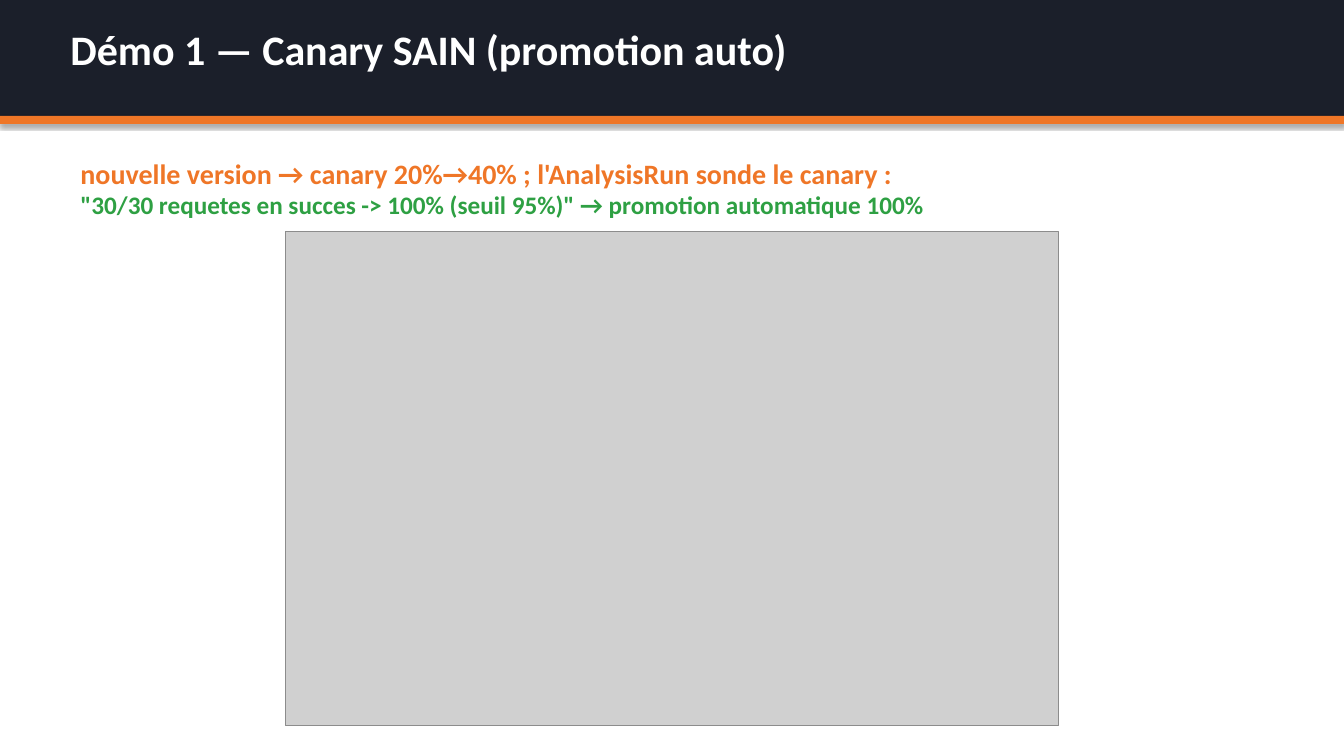
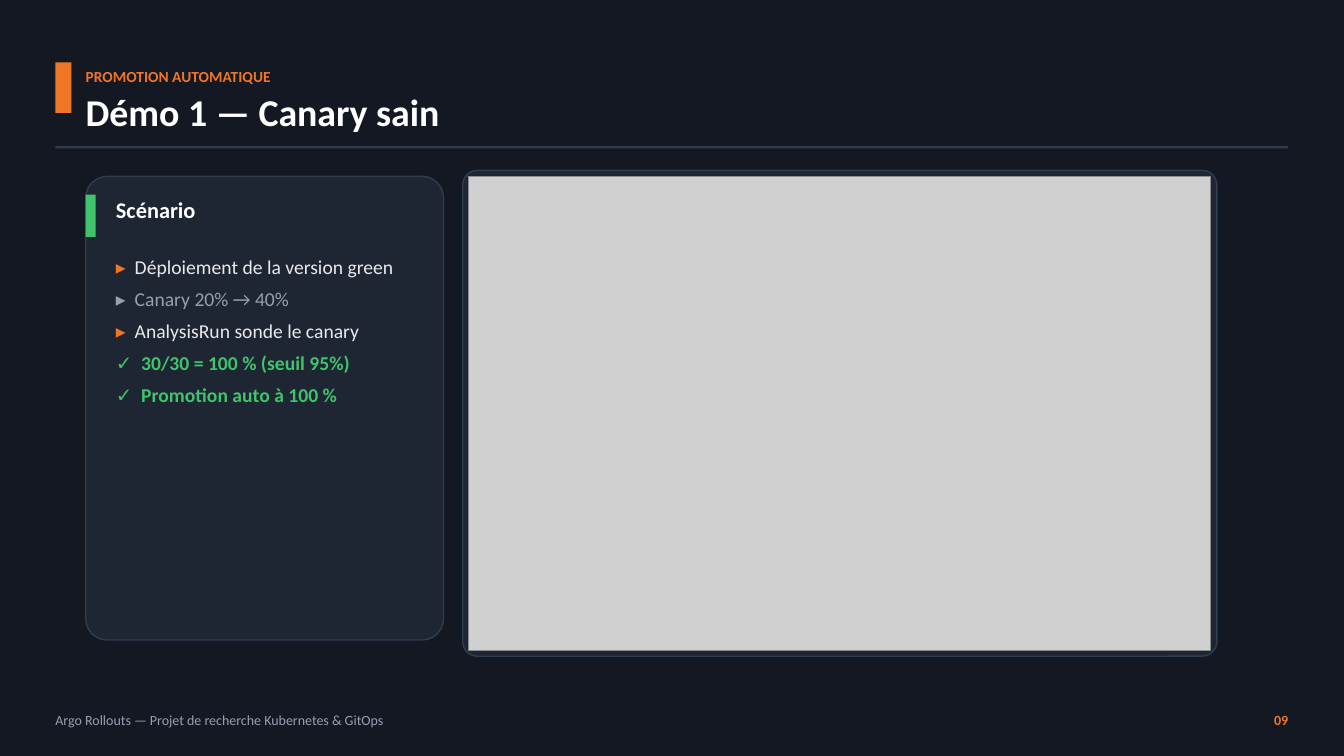
Before and after one commit to Louis-JB/argo-rollouts-demo, a slide deck: slide 10 of slides/argo-rollouts.pptx (slide 11 before the commit). Drawn at 1344x756 pixels with LibreOffice and Linux fonts; fonts in the diff are those of the drawing; grey boxes stand for pictures. Boxes give left, top, right and bottom in pixels: in the first picture for what was removed or moved away, otherwise in the second. Text is boxed around its words. In the diff, an @@ line names an element or a change of style, - is before the commit and + after.

Commit message:
Refonte du PowerPoint : thème sombre élégant + capture réelle de l'UI
- Nouveau design (cartes, colonnes, code boxes, pieds de page, page de titre)
- 13 slides conformes (10-15) couvrant les 4 parties
- Capture navigateur réelle de l'UI rollouts-demo (Chromium headless)
- Images terminal colorisées des démos canary/rollback

```diff
--- a/slides/argo-rollouts.pptx
+++ b/slides/argo-rollouts.pptx
@@ background #FFFFFF to #141823 @@
@@ rectangle removed at [0,0,1344,116] @@
@@ text "PROMOTION AUTOMATIQUE" at [86,72,439,132]: vertical alignment top to middle @@
@@ rectangle added at [55,63,72,113], fill #EF7627 @@
@@ text at [86,72,439,132]: text changed; size 30 to 11 pt; text colour #FFFFFF to #EF7627 @@
-Démo 1 — Canary SAIN (promotion auto)
+PROMOTION AUTOMATIQUE
+Démo 1 — Canary sain
@@ rectangle: place and size @@
-rectangle at [0,116,1344,124]
+rectangle at [55,146,1289,148]
@@ rectangle at [55,146,1289,148]: fill #EF7627 to #323C4F; shadow off @@
@@ rounded rectangle added at [86,176,444,640], fill #1E2533, outline #323C4F 1 pt @@
@@ rounded rectangle added at [463,170,1217,656], fill #1E2533, outline #323C4F 1 pt @@
@@ picture: place and size @@
-picture at [285,232,1059,726]
+picture at [469,176,1211,650]
@@ rectangle added at [86,195,96,237], fill #3FC46B @@
@@ text added at [116,202,196,218], 16 pt, text #FFFFFF, bold @@
+Scénario
@@ text at [135,260,394,402]: text changed; size 18 to 14 pt; text colour #2EA043 to #E8EAED; bold off @@
-nouvelle version → canary 20%→40% ; l'AnalysisRun sonde le canary :
-"30/30 requetes en succes -> 100% (seuil 95%)" → promotion automatique 100%
+▸ Déploiement de la version green
+▸ Canary 20% → 40%
+▸ AnalysisRun sonde le canary
+✓ 30/30 = 100 % (seuil 95%)
+✓ Promotion auto à 100 %
@@ text added at [55,715,384,728], 10 pt, text #979FB0 @@
+Argo Rollouts — Projet de recherche Kubernetes & GitOps
@@ text added at [1274,716,1288,725], 10 pt, text #EF7627, bold @@
+09
```
Also in this commit, not shown: 11 other slides changed, 1 slide added, 3 slides removed, 3 other files.
